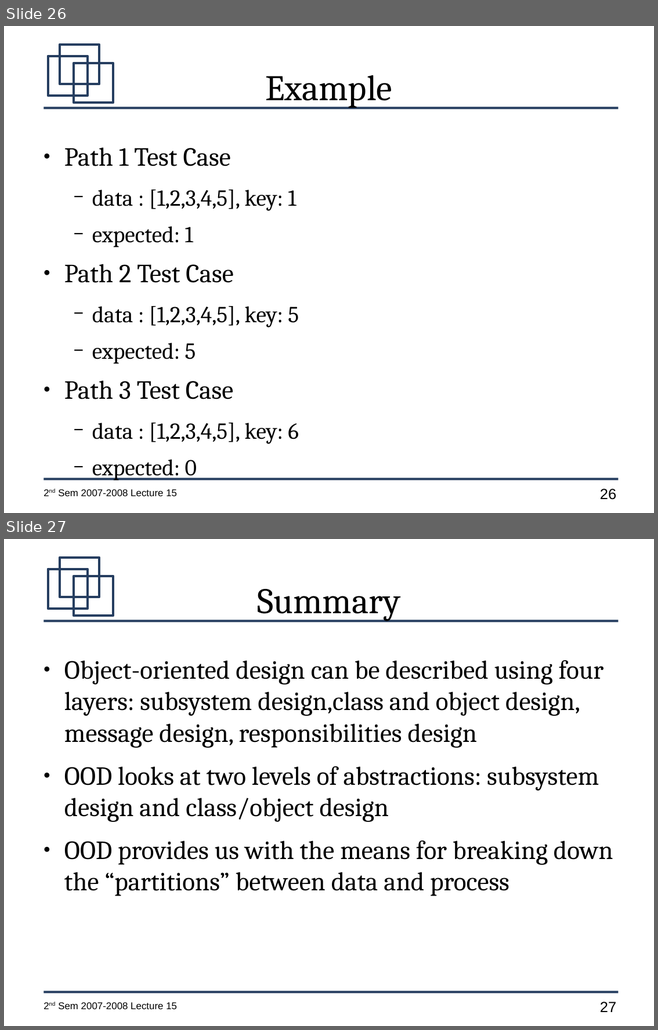
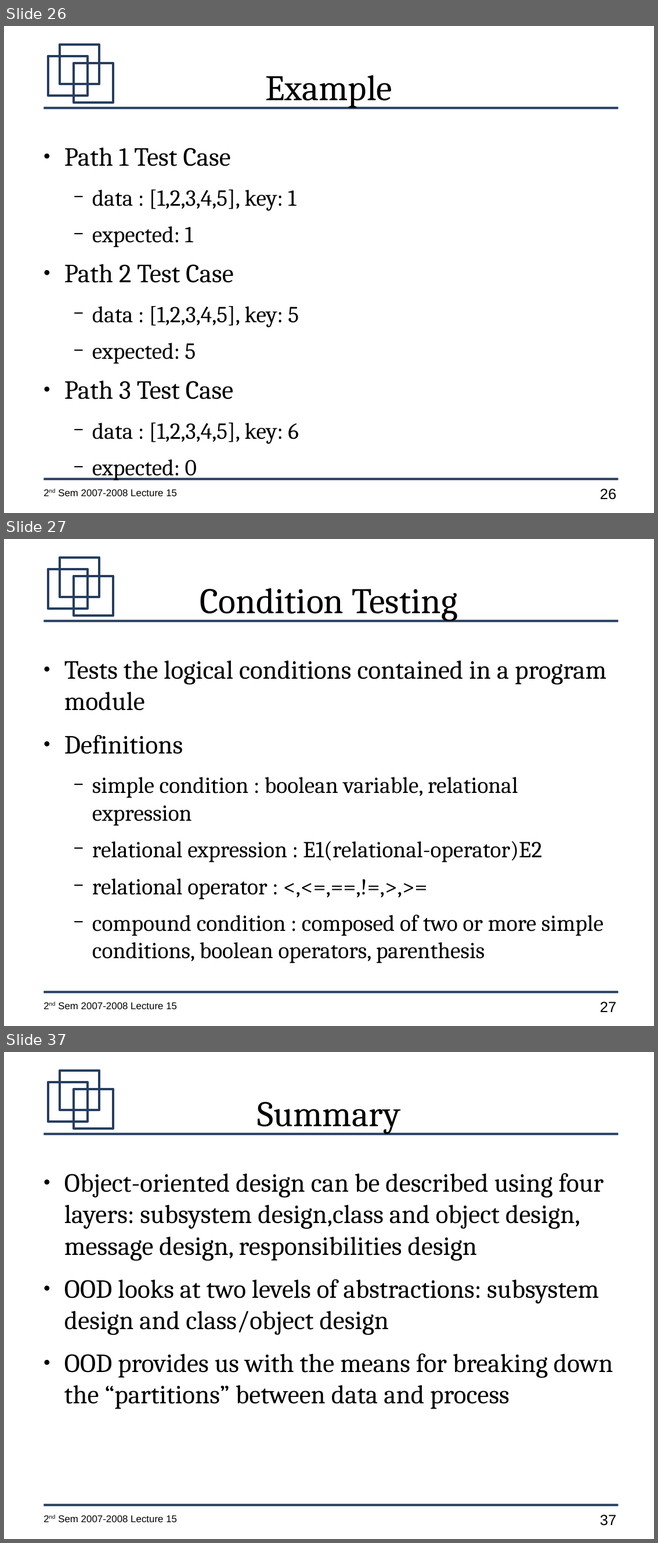
Before and after one commit to jachermocilla/jach-homepage, a slide deck: CMSC128-2nd-Sem-2007-L15.odp. Shown one above the other, each under a label of ours: slides 26 and 27 before the commit, slides 26, 27 and 37 after it; the slides between them are not shown. The pictures are 658x1030 and 658x1543 pixels, drawn with LibreOffice and Linux fonts; fonts in the diff are those of the drawing. Boxes give left, top, right and bottom in pixels: in the first picture for what was removed or moved away, otherwise in the second. Text is boxed around its words. In the diff, an @@ line names an element or a change of style, - is before the commit and + after.

```diff
--- a/CMSC128-2nd-Sem-2007-L15.odp
+++ b/CMSC128-2nd-Sem-2007-L15.odp
@@ slide 27 added at (4, 539, 654, 1026), background #FFFFFF; not listed: 7 template elements that a slide beside it also shows @@
@@ title added at (200, 588, 457, 621), 44 pt, text #000000 @@
+Condition Testing
@@ text added at (64, 660, 606, 964), 28 pt, text #000000 @@
+● Tests the logical conditions contained in a program module
+● Definitions
+  − simple condition : boolean variable, relational expression
+  − relational expression : E1(relational-operator)E2
+  − relational operator : <,<=,==,!=,>,>=
+  − compound condition : composed of two or more simple conditions, boolean operators, parenthesis
@@ what was slide 27 is now slide 37 @@
@@ page number at (600, 1515, 616, 1526): text changed @@
-27
+37
```
Also in this commit, not shown: 9 other slides added.
